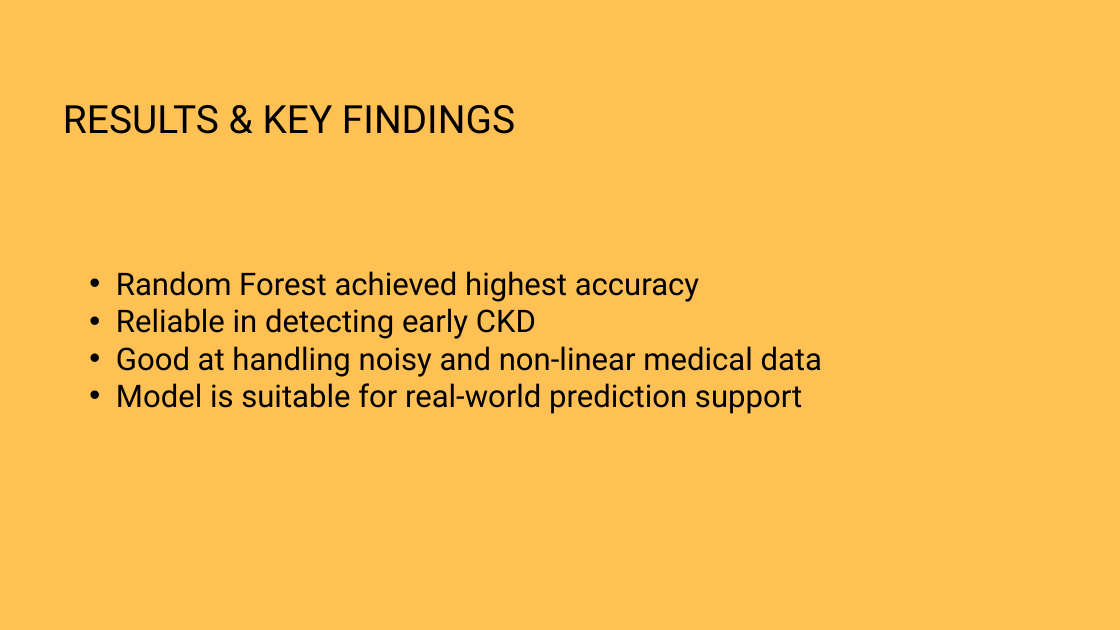
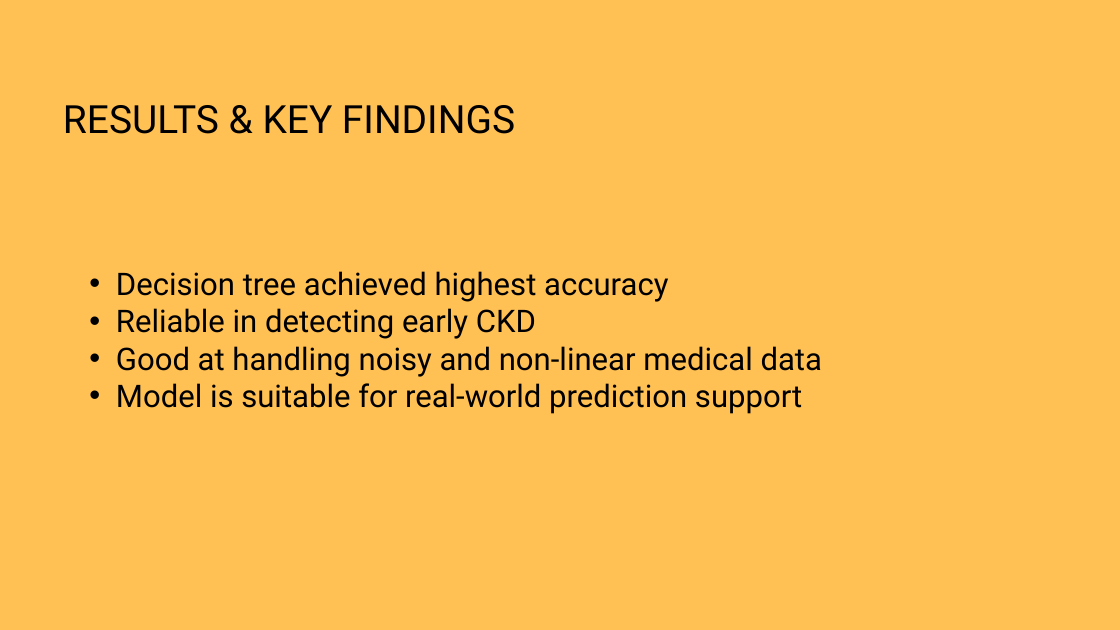
Before and after one commit to thilak1227/Machine-Learning-Final-Project, a slide deck: slide 13 of notebooks/Presentation ML Project.pptx. Drawn at 1120x630 pixels with LibreOffice and Linux fonts; fonts in the diff are those of the drawing. Boxes give left, top, right and bottom in pixels: in the first picture for what was removed or moved away, otherwise in the second. Text is boxed around its words. In the diff, an @@ line names an element or a change of style, - is before the commit and + after.

```diff
--- a/notebooks/Presentation ML Project.pptx
+++ b/notebooks/Presentation ML Project.pptx
@@ text at box(116, 271, 668, 302): text changed @@
-  • Random Forest achieved highest accuracy
+  • Decision tree achieved highest accuracy
```
Also in this commit, not shown: 1 other slide changed.
